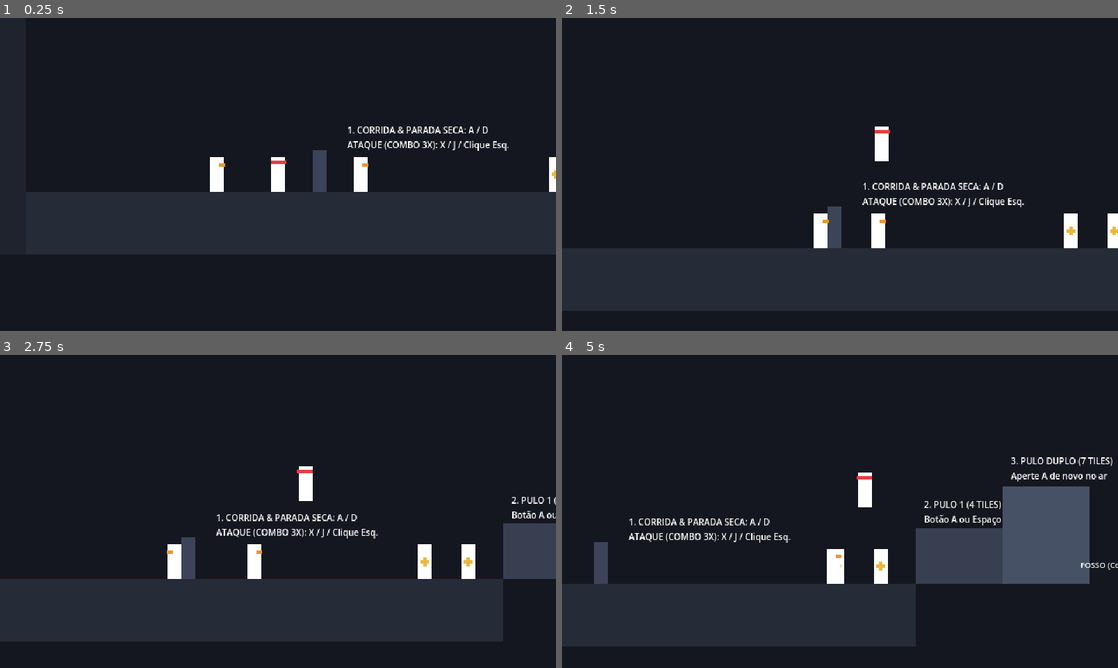
Above: before the commit, frames 1-4 (two rows, left to right).
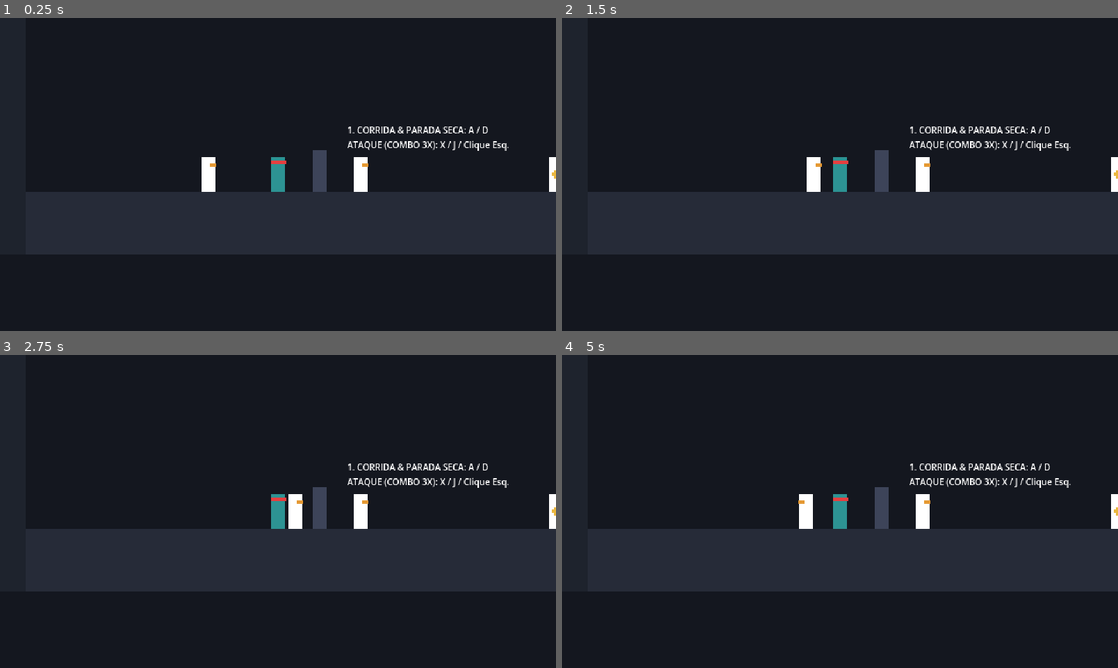
Above: after the commit, the same moments.

Repository: Theadrill/Godot-Roguelike-Prototype
Game: Godot game, scene res://src/world/movement_gym.tscn
The game is run twice, just before and just after one commit, with the same random seed, the same clock (stepped at 60 frames per second) and the same inputs.
Inputs (mouse positions are in pixels of both pictures, inside the frame that each line leads up to):
- Up to frame 1 (0.25 s): no input
- Up to frame 2 (1.5 s): tap A (move_left) at 0.5, 1.25 s; move the mouse to (962, 158) at 0.52 s; hold D (move_right) from 0.53 s (still down); tap Space (jump) at 0.6, 0.77, 1.07 s; click (962, 158) at 0.67 s; move the mouse to (728, 190) at 1.27 s; click (728, 190) at 1.35 s
- Up to frame 3 (2.75 s): tap Space (jump) at 1.52, 1.55, 1.82, 2.3 s; tap A (move_left) at 2 s; move the mouse to (333, 442) at 2.02 s; release D (move_right) at 2.03 s; hold A (move_left) from 2.03 s (still down); right-click (333, 442) at 2.1 s
- Up to frame 4 (5 s): move the mouse to (812, 574) at 2.77 s; release A (move_left) at 2.78 s; hold D (move_right) 2.78-4.28 s; tap Shift (roll) at 2.85 s; click (812, 574) at 2.92 s; tap Space (jump) at 3.02, 3.05, 3.32, 3.77, 3.8, 4.07, 4.52, 4.55, 4.82 s; tap A (move_left) at 3.5, 4.25 s; move the mouse to (1006, 558) at 3.52 s; tap J at 3.6 s; move the mouse to (673, 464) at 4.27 s; hold A (move_left) from 4.28 s (still down); tap K at 4.35 s

The runs differ from the first frame. In frame 1, 0.6% of the frame differs, in the area x 36-52%, y 44-56%; in frame 2, 37%, in the area x 0-100%, y 34-94%; in frame 3, 33%; in frame 4, 34%.
Error after the commit: Parse Error: Function "get_floor_collider()" not found in base self. (res://src/entities/player/player.gd:136)

Commit message:
feat(combat): block jumping from enemy heads and enforce tactical 3-signal hit interruption rules

Diff:
--- a/src/combat/hitbox.gd
+++ b/src/combat/hitbox.gd
@@ -9,6 +9,7 @@
 @export var rumble_weak: float = 0.4
 @export var rumble_strong: float = 0.7
 @export var rumble_duration: float = 0.08
+@export var combo_step: int = 1
 
 var attacker: Node2D
 var knockback_direction: Vector2 = Vector2.RIGHT
@@ -46,7 +47,7 @@
 			return
 
 		_hit_targets.append(hurtbox)
-		hurtbox.take_hit(damage, knockback_direction * knockback_force, hitstop_duration)
+		hurtbox.take_hit(damage, knockback_direction * knockback_force, hitstop_duration, self)
 		CombatFeedback.apply_hit_feedback(hitstop_duration, rumble_weak, rumble_strong, rumble_duration)
 
 func _is_blocked_by_wall(hurtbox: Hurtbox) -> bool:
--- a/src/combat/hurtbox.gd
+++ b/src/combat/hurtbox.gd
@@ -6,8 +6,10 @@
 signal hit_received(damage: float, knockback: Vector2, hitstop: float)
 
 @export var is_invulnerable: bool = false
+var last_hitbox: Hitbox = null
 
-func take_hit(amount: float, knockback: Vector2, hitstop: float) -> void:
+func take_hit(amount: float, knockback: Vector2, hitstop: float, source_hitbox: Hitbox = null) -> void:
 	if is_invulnerable:
 		return
+	last_hitbox = source_hitbox
 	hit_received.emit(amount, knockback, hitstop)
--- a/src/entities/enemies/soldier/soldier.gd
+++ b/src/entities/enemies/soldier/soldier.gd
@@ -112,19 +112,37 @@
 				if p is Player:
 					target_player = p as Player
 
-	# Turn towards attacker based on knockback direction
-	if absf(knockback.x) > 1.0:
-		update_facing(-signf(knockback.x))
+	# Check attack interruption rules:
+	# - Normal Attack: Interrupted by ANY hit (Hit 1, 2, or 3).
+	# - Yellow Attack: ONLY interrupted by the 3rd hit (finisher) of player combo.
+	# - Red Attack: CANNOT be interrupted under any circumstance.
+	# - Damage is ALWAYS taken in all instances. Knockback & stunlock only occur when interrupted.
+	var incoming_hitbox: Hitbox = hurtbox.last_hitbox
+	var combo_step: int = incoming_hitbox.combo_step if incoming_hitbox else 1
+	var is_finisher: bool = (combo_step >= 3)
 
-	# Zero Hyper-Armor Rule:
-	# If NOT hyper-armored, take full knockback and get interrupted into HurtState!
-	if not is_hyper_armored:
+	var can_interrupt: bool = false
+
+	if state_machine.current_state is SoldierAttackState:
+		var attack_state: SoldierAttackState = state_machine.current_state as SoldierAttackState
+		match attack_state.attack_type:
+			SoldierAttackState.AttackType.NORMAL:
+				can_interrupt = true
+			SoldierAttackState.AttackType.YELLOW:
+				can_interrupt = is_finisher
+			SoldierAttackState.AttackType.RED:
+				can_interrupt = false
+	else:
+		can_interrupt = true
+
+	if can_interrupt:
 		velocity = knockback
+		if absf(knockback.x) > 1.0:
+			update_facing(-signf(knockback.x))
 		state_machine.transition_to("hurt")
 	else:
-		# Hyper-Armor Active:
-		# Still take damage and flash, but resist interruption with minimal pushback
-		velocity = knockback * 0.2
+		# Uninterrupted: takes damage and flashes, but resists knockback completely
+		velocity = Vector2.ZERO
 
 ## Telegraph visual helpers
 func show_yellow_telegraph() -> void:
--- a/src/entities/player/player.gd
+++ b/src/entities/player/player.gd
@@ -81,20 +81,31 @@
 			slash_effect.scale = Vector2(1.0 + combo_step * 0.2, 1.0 + combo_step * 0.2)
 
 func _physics_process(delta: float) -> void:
+	var on_enemy: bool = is_standing_on_enemy()
+
 	# Decrement timers
 	if is_on_floor():
-		coyote_timer = coyote_duration
-		can_double_jump = true
-		last_wall_jump_normal_x = 0.0 # Reset wall memory on ground touch
-		_prevent_standing_on_enemies()
+		if on_enemy:
+			# Standing on enemy head: prevent coyote time and slide off
+			coyote_timer = 0.0
+			jump_buffer_timer = 0.0
+			_prevent_standing_on_enemies()
+		else:
+			coyote_timer = coyote_duration
+			can_double_jump = true
+			last_wall_jump_normal_x = 0.0 # Reset wall memory on ground touch
 	else:
 		coyote_timer = max(0.0, coyote_timer - delta)
 
 	if jump_buffer_timer > 0.0:
 		jump_buffer_timer = max(0.0, jump_buffer_timer - delta)
 
+	# Strictly prevent buffering or triggering jumps when touching an enemy head
 	if Input.is_action_just_pressed("jump"):
-		jump_buffer_timer = jump_buffer_duration
+		if not on_enemy:
+			jump_buffer_timer = jump_buffer_duration
+		else:
+			jump_buffer_timer = 0.0
 
 	# Hit flash timer
 	if flash_timer > 0.0:
@@ -114,20 +125,35 @@
 	# Tactile juice: Gamepad rumble & hitstop
 	CombatFeedback.apply_hit_feedback(hitstop, 0.4, 0.7, 0.12)
 
+func is_standing_on_enemy() -> bool:
+	for i in range(get_slide_collision_count()):
+		var col := get_slide_collision(i)
+		var collider := col.get_collider()
+		if collider is CombatDummy or collider is Soldier or (collider is CollisionObject2D and collider.get_collision_layer_value(3)):
+			if col.get_normal().y < -0.5:
+				return true
+	if is_on_floor():
+		var fl := get_floor_collider()
+		if fl is CombatDummy or fl is Soldier or (fl is CollisionObject2D and fl.get_collision_layer_value(3)):
+			return true
+	return false
+
 func _prevent_standing_on_enemies() -> void:
 	for i in range(get_slide_collision_count()):
 		var col := get_slide_collision(i)
 		var collider := col.get_collider()
 		# If the collider is on Enemy layer (Layer 3) or is an enemy/dummy
-		if collider is CombatDummy or (collider is CollisionObject2D and collider.get_collision_layer_value(3)):
+		if collider is CombatDummy or collider is Soldier or (collider is CollisionObject2D and collider.get_collision_layer_value(3)):
 			# Normal pointing up means player landed directly on their top head/shoulders
 			if col.get_normal().y < -0.5:
 				var push_dir: float = signf(global_position.x - collider.global_position.x)
 				if push_dir == 0.0:
 					push_dir = float(facing_direction)
-				# Slide off sideways immediately!
-				velocity.x = push_dir * 180.0
-				global_position.x += push_dir * 2.0
+				# Slide off sideways forcefully immediately!
+				velocity.x = push_dir * 220.0
+				global_position.x += push_dir * 3.0
+				coyote_timer = 0.0
+				jump_buffer_timer = 0.0
 				return
 
 func update_facing(direction: float) -> void:
--- a/src/entities/player/states/attack_state.gd
+++ b/src/entities/player/states/attack_state.gd
@@ -48,6 +48,7 @@
 	player.hitbox.rumble_weak = player.weapon.rumble_weak
 	player.hitbox.rumble_strong = player.weapon.rumble_strong
 	player.hitbox.rumble_duration = player.weapon.rumble_duration
+	player.hitbox.combo_step = current_step + 1
 
 	player.hitbox.set_active(false)
 	player.hitbox.set_active(true)
--- a/src/entities/player/states/fall_state.gd
+++ b/src/entities/player/states/fall_state.gd
@@ -8,6 +8,12 @@
 
 func physics_update(delta: float) -> void:
 	if player.is_on_floor():
+		if player.is_standing_on_enemy():
+			# An enemy head is NOT valid ground: clear jump buffers and remain in fall to slide off
+			player.jump_buffer_timer = 0.0
+			player.coyote_timer = 0.0
+			return
+
 		if player.jump_buffer_timer > 0.0:
 			player.jump_buffer_timer = 0.0
 			state_machine.transition_to("jump")
@@ -18,9 +24,10 @@
 		return
 
 	if player.coyote_timer > 0.0 and Input.is_action_just_pressed("jump"):
-		player.coyote_timer = 0.0
-		state_machine.transition_to("jump")
-		return
+		if not player.is_standing_on_enemy():
+			player.coyote_timer = 0.0
+			state_machine.transition_to("jump")
+			return
 
 	# Wall jump check while touching wall (takes precedence over double jump)
 	if (Input.is_action_just_pressed("jump") or player.jump_buffer_timer > 0.0) and player.is_on_wall_only():
@@ -31,8 +38,9 @@
 			return
 
 	if Input.is_action_just_pressed("jump") and player.can_double_jump:
-		state_machine.transition_to("doublejump")
-		return
+		if not player.is_standing_on_enemy():
+			state_machine.transition_to("doublejump")
+			return
 
 	if Input.is_action_just_pressed("roll"):
 		state_machine.transition_to("roll")
@@ -51,14 +59,23 @@
 				state_machine.transition_to("wallslide")
 				return
 
+	# Gravity
+	player.velocity.y += (player.gravity * player.fall_gravity_multiplier) * delta
+
+	# Horizontal air control
 	var direction := Input.get_axis("move_left", "move_right")
 	if direction != 0.0:
 		player.update_facing(direction)
-		player.velocity.x = move_toward(player.velocity.x, direction * player.run_speed, (player.run_speed / player.acceleration_time) * delta)
+		player.velocity.x = move_toward(
+			player.velocity.x,
+			direction * player.run_speed,
+			(player.run_speed / player.acceleration_time) * delta
+		)
 	else:
-		player.velocity.x = move_toward(player.velocity.x, 0.0, (player.run_speed / 0.15) * delta)
-
-	player.velocity.y += (player.gravity * player.fall_gravity_multiplier) * delta
-	player.velocity.y = min(player.velocity.y, 650.0)
+		player.velocity.x = move_toward(
+			player.velocity.x,
+			0.0,
+			(player.run_speed / player.acceleration_time) * delta
+		)
 
 	player.move_and_slide()
--- a/src/entities/player/states/idle_state.gd
+++ b/src/entities/player/states/idle_state.gd
@@ -14,7 +14,7 @@
 
 func physics_update(delta: float) -> void:
 	# Fall check
-	if not player.is_on_floor():
+	if not player.is_on_floor() or player.is_standing_on_enemy():
 		state_machine.transition_to("fall")
 		return
 
--- a/src/entities/player/states/run_state.gd
+++ b/src/entities/player/states/run_state.gd
@@ -7,7 +7,7 @@
 	player = character as Player
 
 func physics_update(delta: float) -> void:
-	if not player.is_on_floor():
+	if not player.is_on_floor() or player.is_standing_on_enemy():
 		state_machine.transition_to("fall")
 		return
 
